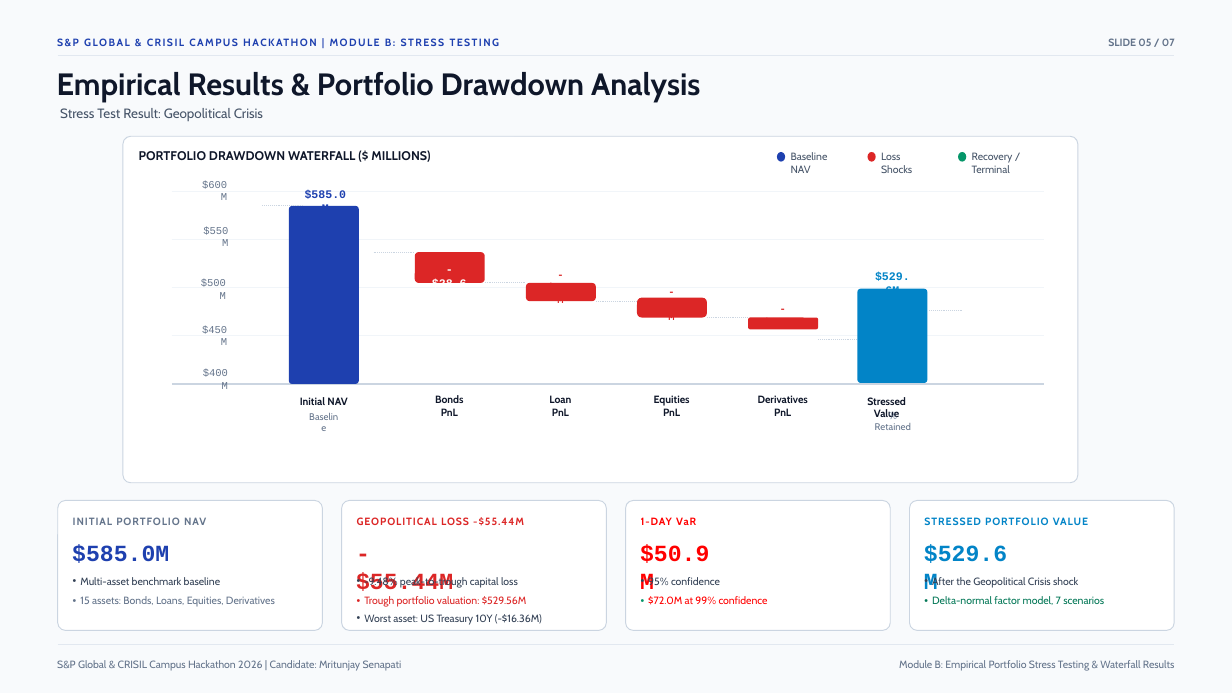
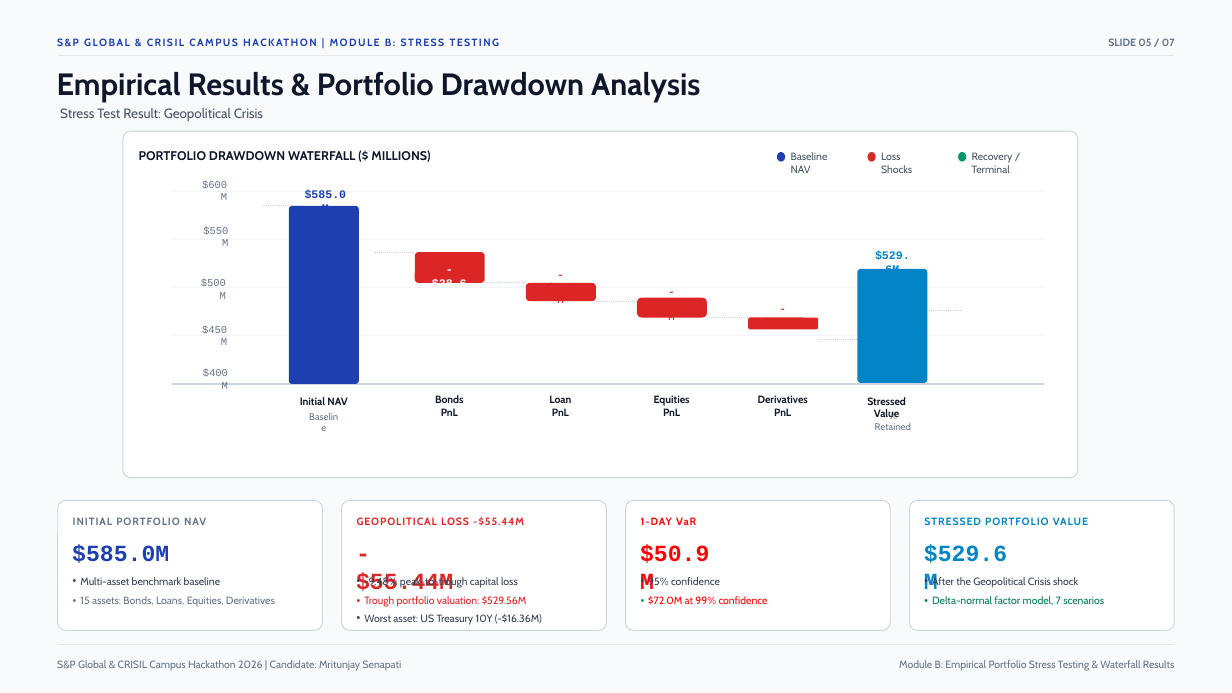
Before and after one commit to Mritunjay28/iiit-bhubaneswar-mritunjay-senapati-hackathon, a slide deck: slide 5 of docs/presentation.pptx. Drawn at 1232x693 pixels with LibreOffice and Linux fonts; fonts in the diff are those of the drawing. Boxes give left, top, right and bottom in pixels: in the first picture for what was removed or moved away, otherwise in the second. Text is boxed around its words. In the diff, an @@ line names an element or a change of style, - is before the commit and + after.

```diff
--- a/docs/presentation.pptx
+++ b/docs/presentation.pptx
@@ rounded rectangle moved from (x1=123, y1=136, x2=1078, y2=482) to (x1=123, y1=131, x2=1078, y2=478) @@
@@ rounded rectangle resized from (x1=858, y1=288, x2=928, y2=383) to (x1=858, y1=269, x2=928, y2=383) @@
@@ text "$529.6M" moved from (x1=875, y1=272, x2=910, y2=289) to (x1=875, y1=251, x2=910, y2=269) @@
```
Also in this commit, not shown: 4 other slides changed, 9 other files.
